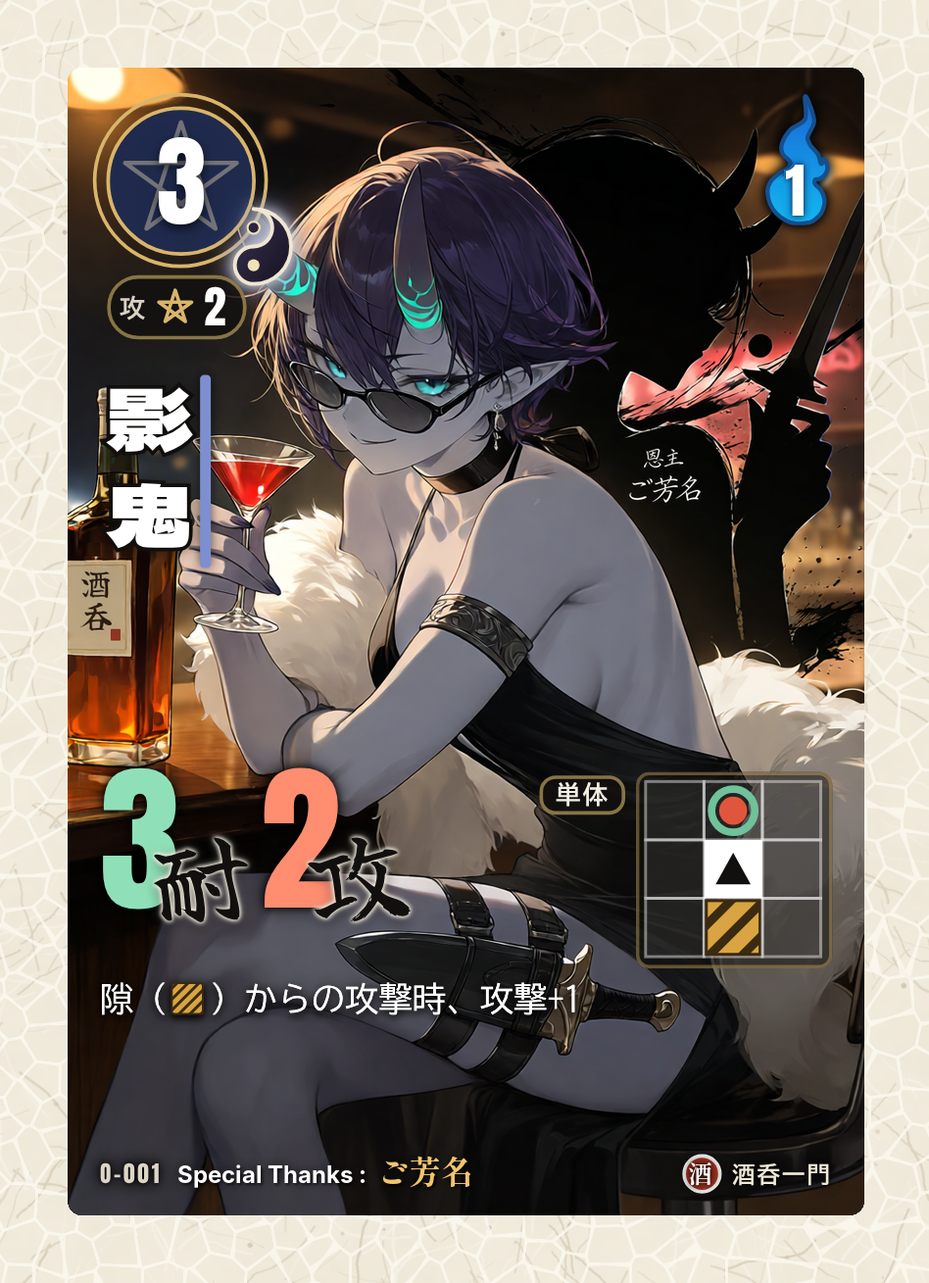
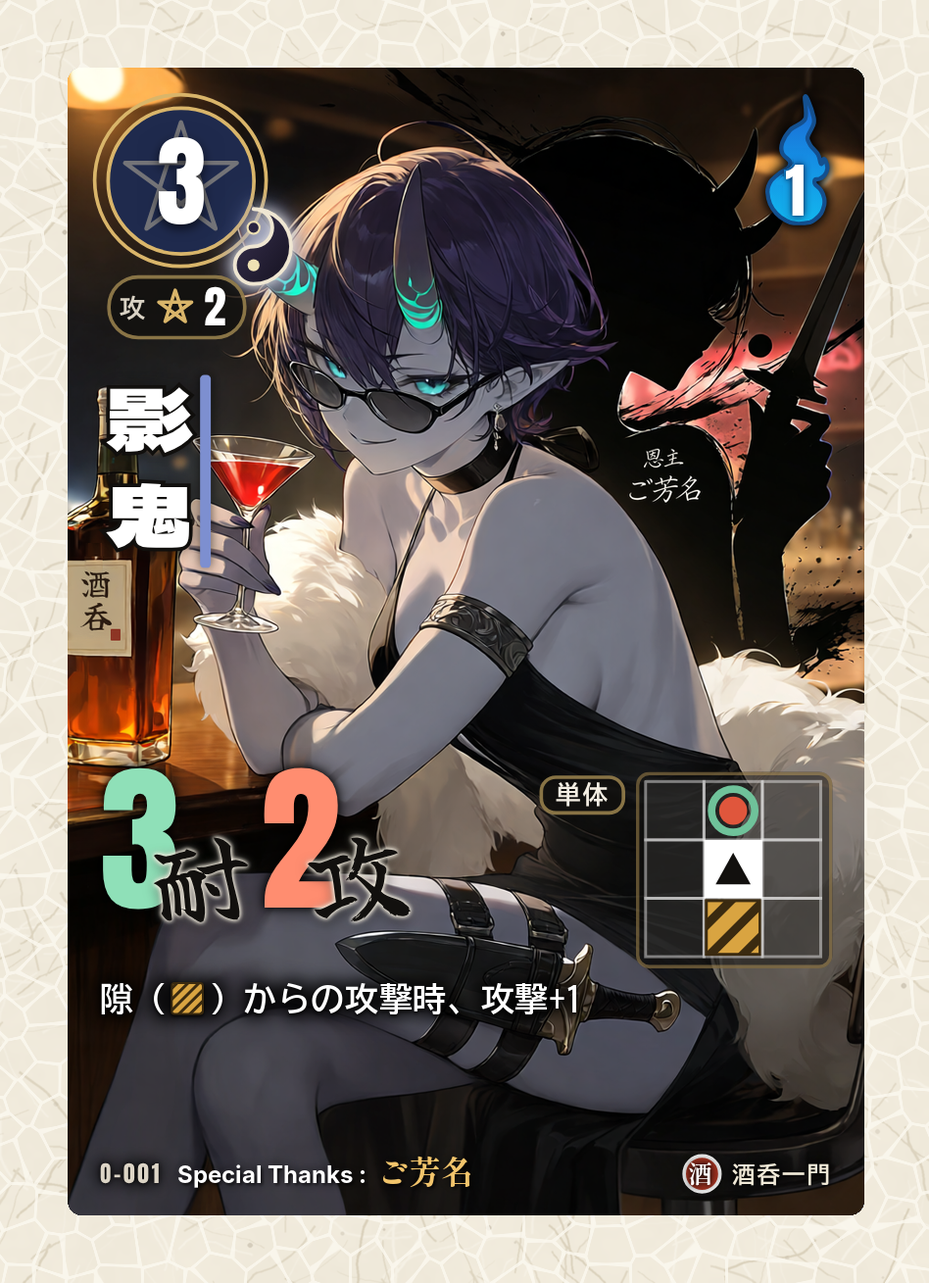
Comparing the layer stacks of the two 929x1283 images. Changes:
removed layer "11c_効果文_白文字(影なし)" over [101, 978, 576, 1029]
removed layer "11b_効果文の影_内側(0 1px 2px 黒90%)" (was 90%) over [93, 975, 584, 1032]
removed layer "11a_効果文の影_外側(0 0 4px 黒60%)" (was 60%) over [88, 963, 593, 1033]
added layer "11c_効果文_白文字_太字(影なし)" above "11b_効果文の影_内側(下に少し・黒95%)" over [100, 980, 577, 1017]
added layer "11b_効果文の影_内側(下に少し・黒95%)" (95%) above "11a_効果文の影_外側(広め・黒85%)" over [97, 978, 581, 1021]
added layer "11a_効果文の影_外側(広め・黒85%)" (85%) above "10_間合" over [88, 962, 595, 1033]
